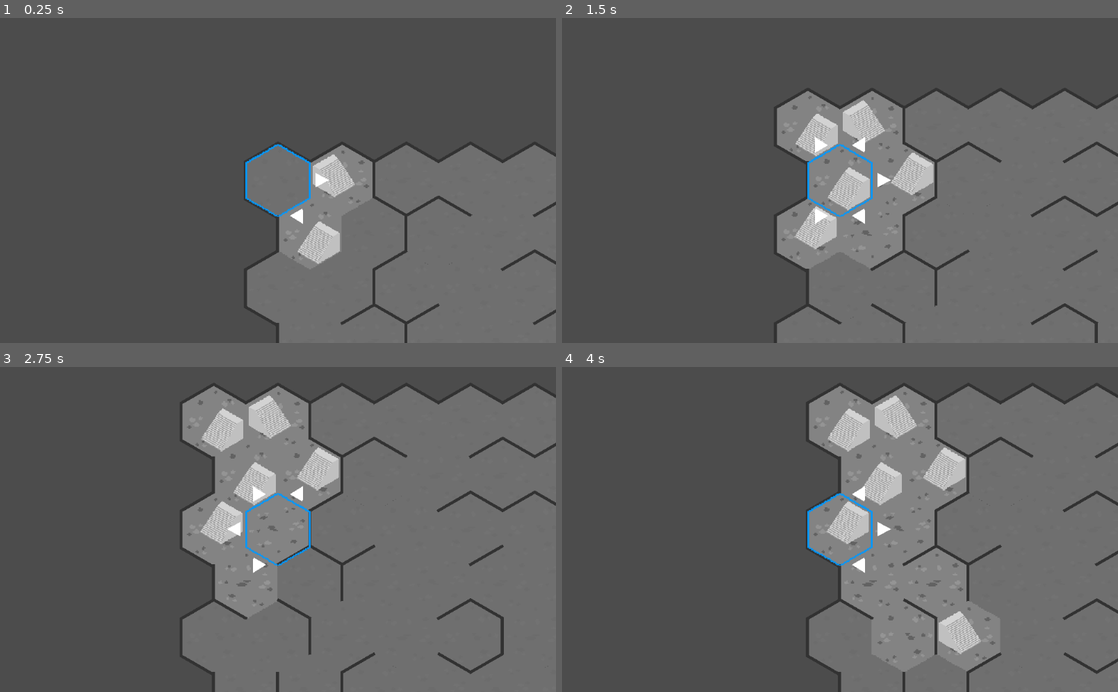
Above: before the commit, frames 1-4 (two rows, left to right).
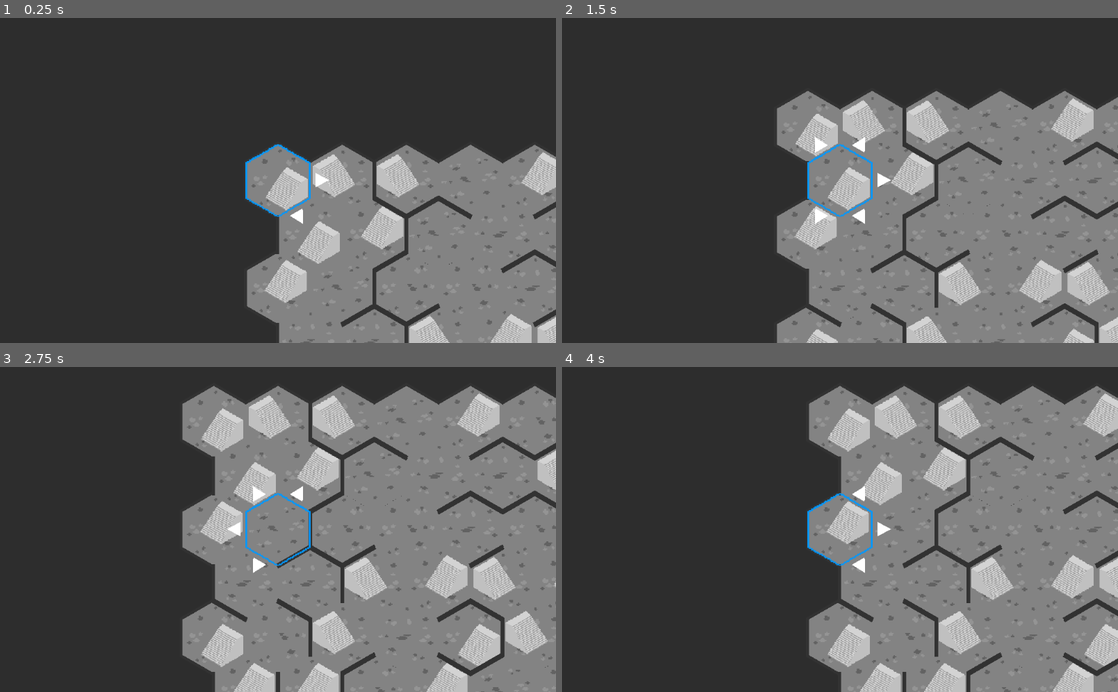
Above: after the commit, the same moments.

Repository: TeodorVecerdi/godot_intake_remake
Game: Godot game, scene res://Scenes/HexGrid.tscn
The game is run twice, just before and just after one commit, with the same random seed, the same clock (stepped at 60 frames per second) and the same inputs. Before the commit the project has no main scene; this scene is started directly in both runs.
Inputs (mouse positions are in pixels of both pictures, inside the frame that each line leads up to):
- Up to frame 1 (0.25 s): no input
- Up to frame 2 (1.5 s): tap Enter at 0.5 s; move the mouse to (962, 164) at 0.52 s; hold D 0.53-1.28 s; hold E 0.53-1.28 s; click (962, 164) at 0.67 s; tap Space at 1.25 s; move the mouse to (728, 196) at 1.27 s; hold A from 1.28 s (still down); tap C at 1.35 s
- Up to frame 3 (2.75 s): tap Enter at 2 s; move the mouse to (333, 458) at 2.02 s; release A at 2.03 s; hold D from 2.03 s (still down); hold Z from 2.03 s (still down)
- Up to frame 4 (4 s): tap Space at 2.75 s; move the mouse to (812, 594) at 2.77 s; release Z at 2.78 s; tap Q at 2.85 s; click (812, 594) at 2.92 s; tap Enter at 3.5 s; move the mouse to (1006, 578) at 3.52 s; release D at 3.53 s; hold A from 3.53 s (still down); hold E from 3.53 s (still down)

The runs differ from the first frame. In frame 1, 74% of the frame differs, in the area x 0-100%, y 0-100%; in frame 2, 61%; in frame 3, 50%; in frame 4, 57%.

Commit message:
Hide walls if cell is hidden

Diff:
--- a/Scenes/HexCell.tscn
+++ b/Scenes/HexCell.tscn
@@ -6,9 +6,14 @@
 
 [node name="HexCell" type="Sprite"]
 texture = ExtResource( 2 )
+region_rect = Rect2( -8, -8, 192, 218 )
 script = ExtResource( 1 )
+__meta__ = {
+"_edit_group_": true
+}
 
 [node name="Walls" type="Node2D" parent="."]
+z_index = 1
 
 [node name="wall_up_right" type="Sprite" parent="Walls"]
 self_modulate = Color( 0.2, 0.2, 0.2, 1 )
--- a/Scenes/HexGrid.tscn
+++ b/Scenes/HexGrid.tscn
@@ -12,6 +12,7 @@
 [ext_resource path="res://Sprites/Tiles/Cell1.png" type="Texture" id=10]
 [ext_resource path="res://Sprites/Tiles/Cell3.png" type="Texture" id=11]
 [ext_resource path="res://Scenes/Player.tscn" type="PackedScene" id=12]
+[ext_resource path="res://Sprites/Square.png" type="Texture" id=14]
 
 [node name="HexGrid" type="Node2D"]
 script = ExtResource( 1 )
@@ -39,3 +40,11 @@
 
 [node name="Player" parent="." instance=ExtResource( 12 )]
 position = Vector2( 0, 4.43472 )
+z_index = 2
+
+[node name="Background" type="Sprite" parent="."]
+modulate = Color( 0.180392, 0.180392, 0.180392, 1 )
+position = Vector2( 33.9409, -5.65674 )
+scale = Vector2( 10000, 10000 )
+z_index = -1
+texture = ExtResource( 14 )
--- a/Scripts/HexCell.gd
+++ b/Scripts/HexCell.gd
@@ -1,14 +1,7 @@
 extends Sprite
 class_name HexCell
 
-onready var Walls = [
-	$Walls/wall_up_right,
-	$Walls/wall_right,
-	$Walls/wall_down_right,
-	$Walls/wall_down_left,
-	$Walls/wall_left,
-	$Walls/wall_up_left
-]
+var Walls = []
 
 var textureVariation
 var isHidden
@@ -20,6 +13,13 @@
 
 
 func initialize(position: Vector2, variation: int, hidden: bool = true) -> void:
+	Walls.append($Walls/wall_up_right)
+	Walls.append($Walls/wall_right)
+	Walls.append($Walls/wall_down_right)
+	Walls.append($Walls/wall_down_left)
+	Walls.append($Walls/wall_left)
+	Walls.append($Walls/wall_up_left)
+
 	textureVariation = variation
 	isHidden = hidden
 	self.position = position
@@ -28,11 +28,14 @@
 
 
 func setTexture() -> void:
-	texture = (
-		hiddenTextures.getTexture(textureVariation)
-		if isHidden
-		else shownTextures.getTexture(textureVariation)
-	)
+	if isHidden:
+		texture = hiddenTextures.getTexture(textureVariation)
+		for i in range(6):
+			Walls[i].visible = false
+	else:
+		texture = shownTextures.getTexture(textureVariation)
+		for i in range(6):
+			Walls[i].visible = walls[i]
 
 
 func loadTextures(_hiddenTextures: HexCellTexture, _shownTextures: HexCellTexture) -> void:
@@ -47,4 +50,7 @@
 
 func setWall(index: int, state: bool):
 	walls[index] = state
-	Walls[index].visible = state
+	if isHidden:
+		Walls[index].visible = false
+	else:
+		Walls[index].visible = walls[index]
--- a/Scripts/HexGrid.gd
+++ b/Scripts/HexGrid.gd
@@ -29,7 +29,7 @@
 			var shownTextures = normalCells if texType == 0 else finishCells
 
 			cellGrid[y][x].loadTextures(hiddenCells, shownTextures)
-			cellGrid[y][x].initialize(HexConstants.ArrayToWorld(x, y, Scale), texVariation)
+			cellGrid[y][x].initialize(HexConstants.ArrayToWorld(x, y, Scale), texVariation, false)
 			cellGrid[y][x].scale = Vector2(Scale, Scale)
 			cellContainer.add_child(cellGrid[y][x])
 			cellContainer.position = Offset * Scale
@@ -39,6 +39,7 @@
 			for dir in range(6):
 				var wall = randi() % 3 == 0
 				setWall(dir, wall, x, y)
+
 	player.load()
 
 
@@ -97,6 +98,7 @@
 
 
 func showNeighbours(x: int, y: int) -> void:
+	cellGrid[y][x].setHidden(false)
 	var neighbourDeltas = HexConstants.NeighbourDelta[y % 2]
 	var passableNeighbours = getPassableNeighbours(x, y)
 	for i in range(6):
--- a/project.godot
+++ b/project.godot
@@ -39,6 +39,7 @@
 [application]
 
 config/name="Intake Remake"
+run/main_scene="res://Scenes/HexGrid.tscn"
 config/icon="res://icon.png"
 
 [rendering]
Not shown: 1 places in Scenes/HexGrid.tscn that only renumber resources
